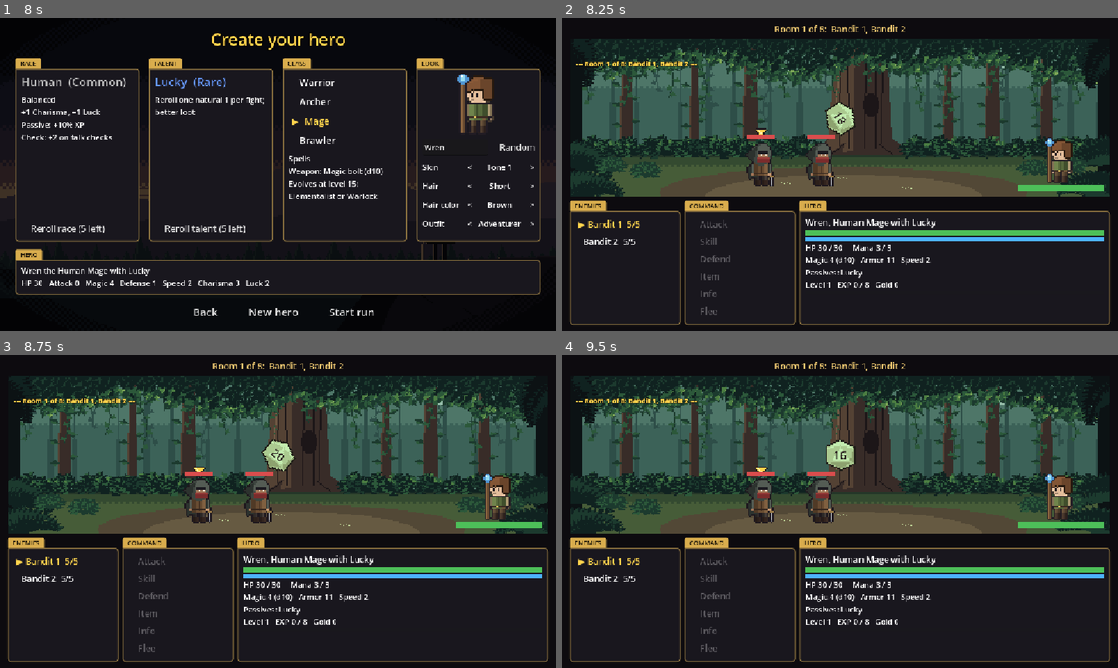
Above: before the commit, frames 1-4 (two rows, left to right).
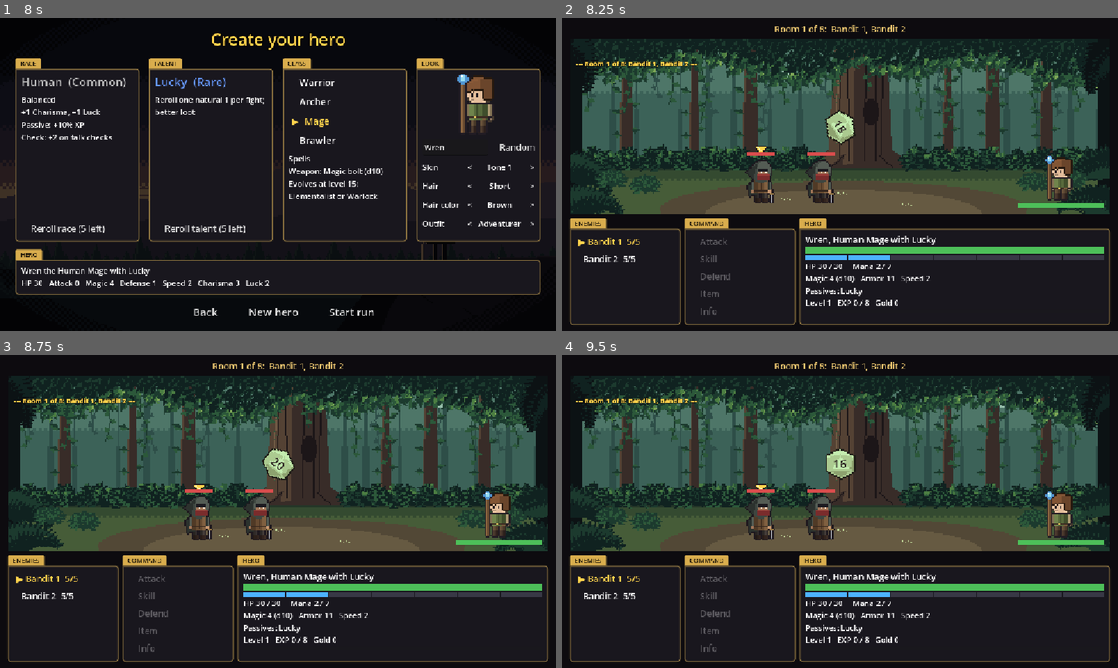
Above: after the commit, the same moments.

Repository: khasmn/project-k
Game: Godot game, scene res://scenes/menu/main_menu.tscn
The game is run twice, just before and just after one commit, with the same random seed, the same clock (stepped at 60 frames per second) and the same inputs.
Inputs (mouse positions are in pixels of both pictures, inside the frame that each line leads up to):
- Up to frame 1 (8 s): click "New Game" at 0.5 s; click "Mage" at 1.25 s; click "New hero" at 2 s; click "▶ New hero" at 2.75 s; click "Mage" at 3.5 s; click "New hero" at 4.25 s; click "▶ New hero" at 5 s; click "Warrior" at 5.75 s; click "▶ Warrior" at 6.5 s; click "Mage" at 7.25 s
- Up to frame 2 (8.25 s): click "Start run" at 8 s
- Up to frame 3 (8.75 s): no input
- Up to frame 4 (9.5 s): click (762, 498) at 8.77 s

Frame 1 is identical in both runs. In frame 2, 28% of the frame differs, in the area x 1-99%, y 9-95%; in frame 3, 28%; in frame 4, 28%, in the area x 1-99%, y 8-95%.

Commit message:
Energy boxes, start at 1 (Mage 3), max 7; Meditate and Flee in skill list
Co-Authored-By: Claude Opus 5.5 <noreply@anthropic.com>

Diff:
--- a/data/classes.json
+++ b/data/classes.json
@@ -3,7 +3,7 @@
 		"stats": {"hp": 32, "attack": 3, "magic": 0, "defense": 2, "speed": 1, "charisma": 1, "luck": 1}},
 	"archer": {"name": "Archer", "projectile": "arrow", "impact": "punch", "skills": ["poison_arrow", "aimed_shot"], "role": "Ranged damage", "weapon": "Bow", "damage_die": 8, "attack_stat": "attack", "evolves": "Ranger or Sharpshooter",
 		"stats": {"hp": 34, "attack": 3, "magic": 0, "defense": 2, "speed": 3, "charisma": 1, "luck": 2}},
-	"mage": {"name": "Mage", "projectile": "bolt", "impact": "spark", "skills": ["fireball", "frost_bolt"], "energy_name": "Mana", "role": "Spells", "weapon": "Magic bolt", "damage_die": 10, "attack_stat": "magic", "evolves": "Elementalist or Warlock",
+	"mage": {"name": "Mage", "projectile": "bolt", "impact": "spark", "skills": ["fireball", "frost_bolt"], "energy_name": "Mana", "start_energy": 3, "role": "Spells", "weapon": "Magic bolt", "damage_die": 10, "attack_stat": "magic", "evolves": "Elementalist or Warlock",
 		"stats": {"hp": 30, "attack": 0, "magic": 4, "defense": 1, "speed": 2, "charisma": 2, "luck": 1}},
 	"brawler": {"name": "Brawler", "impact": "punch", "skills": ["flurry", "uppercut"], "role": "Fast unarmed combos", "weapon": "Fists", "damage_die": 8, "attack_stat": "attack", "evolves": "Monk or Pit Fighter",
 		"stats": {"hp": 30, "attack": 3, "magic": 0, "defense": 2, "speed": 4, "charisma": 1, "luck": 1}}
--- a/scenes/combat/combat.tscn
+++ b/scenes/combat/combat.tscn
@@ -260,20 +260,6 @@
 text = "   Info"
 alignment = 0
 
-[node name="FleeButton" type="Button" parent="Margin/VBox/Bottom/Command/Panel/ActionPanel/Buttons"]
-layout_mode = 2
-unique_name_in_owner = true
-theme_override_colors/font_hover_color = Color(1, 0.83, 0.3, 1)
-theme_override_colors/font_disabled_color = Color(1, 1, 1, 0.3)
-theme_override_font_sizes/font_size = 18
-theme_override_styles/normal = ExtResource("flat")
-theme_override_styles/hover = ExtResource("flat")
-theme_override_styles/pressed = ExtResource("flat")
-theme_override_styles/disabled = ExtResource("flat")
-theme_override_styles/focus = ExtResource("flat")
-text = "   Flee"
-alignment = 0
-
 [node name="ItemMenu" type="VBoxContainer" parent="Margin/VBox/Bottom/Command/Panel/ActionPanel"]
 layout_mode = 2
 unique_name_in_owner = true
@@ -330,11 +316,11 @@
 theme_override_styles/fill = SubResource("hero_fill")
 show_percentage = false
 
-[node name="HeroEnergyBar" type="ProgressBar" parent="Margin/VBox/Bottom/Hero/Panel/HeroInfo"]
-layout_mode = 2
-unique_name_in_owner = true
-custom_minimum_size = Vector2(0, 8)
-show_percentage = false
+[node name="HeroEnergyBar" type="HBoxContainer" parent="Margin/VBox/Bottom/Hero/Panel/HeroInfo"]
+layout_mode = 2
+unique_name_in_owner = true
+custom_minimum_size = Vector2(0, 10)
+theme_override_constants/separation = 3
 
 [node name="HeroHP" type="Label" parent="Margin/VBox/Bottom/Hero/Panel/HeroInfo"]
 layout_mode = 2
--- a/scripts/character/character_draft.gd
+++ b/scripts/character/character_draft.gd
@@ -53,6 +53,7 @@
 		"weapon": hero_class.weapon.to_lower(),
 		"skills": hero_class.skills,
 		"energy_name": hero_class.get("energy_name", "Energy"),
+		"start_energy": hero_class.get("start_energy", 1),
 		"effects": races[race_id].get("effects", {}).merged(talents[talent_id].get("effects", {})),
 		"passive_names": _passive_names(),
 	}
--- a/scripts/combat/combat_screen.gd
+++ b/scripts/combat/combat_screen.gd
@@ -35,7 +35,6 @@
 	%AttackButton.pressed.connect(_on_attack)
 	%SkillButton.pressed.connect(_open_skills)
 	%DefendButton.pressed.connect(_on_defend)
-	%FleeButton.pressed.connect(_on_flee)
 	%ItemButton.pressed.connect(_open_items)
 	var back: StyleBoxTexture = StyleBoxTexture.new()
 	back.texture = _strip("res://assets/backgrounds/%s.png" % Run.BACKGROUND, BACKGROUND_FRAME,
@@ -71,11 +70,11 @@
 	enemies = Run.enemies()
 	target = enemies[0]
 	hero.start_fight()
-	%FleeButton.visible = not Run.is_boss()
 	%SkillButton.visible = not hero.skills.is_empty()
-	var energy_fill: StyleBoxFlat = StyleBoxFlat.new()
-	energy_fill.bg_color = Color(0.3, 0.7, 1) if hero.energy_name == "Mana" else Color(1, 0.78, 0.3)
-	%HeroEnergyBar.add_theme_stylebox_override("fill", energy_fill)
+	for i in Combatant.MAX_ENERGY:  # one box per point of Energy
+		var box: ColorRect = ColorRect.new()
+		box.size_flags_horizontal = Control.SIZE_EXPAND_FILL
+		%HeroEnergyBar.add_child(box)
 	for foe in enemies:
 		%EnemyList.add_child(_make_card(foe))
 		var row: Button = UI.menu_button("", _set_target.bind(foe))
@@ -178,7 +177,24 @@
 		button.tooltip_text = "%s You get 1 %s back each turn." % [skill.description, hero.energy_name]
 		button.disabled = hero.energy < int(skill.cost)
 		buttons.append(button)
+	var rest: Button = UI.menu_button("%s (+1)" % ("Meditate" if hero.energy_name == "Mana" else "Concentrate"), _on_meditate)
+	rest.tooltip_text = "Skip your attack to gain 1 extra %s." % hero.energy_name
+	rest.disabled = hero.energy >= Combatant.MAX_ENERGY
+	buttons.append(rest)
+	if not Run.is_boss():
+		var flee: Button = UI.menu_button("Flee", _on_flee)
+		flee.tooltip_text = "d20 + Speed vs 10 + the fastest monster's Speed. Escape = no gold or EXP; fail = you lose your turn."
+		buttons.append(flee)
 	_open_menu(buttons)
+
+
+## Meditate (Concentrate without Mana): the whole turn goes into 1 more Energy.
+func _on_meditate() -> void:
+	_close_menu()
+	_set_buttons_enabled(false)
+	hero.energy = mini(hero.energy + 1, Combatant.MAX_ENERGY)
+	_log("%s focuses: +1 %s." % [hero.display_name, hero.energy_name])
+	_after_action()
 
 
 func _on_skill(skill: Dictionary) -> void:
@@ -318,6 +334,7 @@
 
 ## Flee: d20 + Speed vs 10 + the fastest monster's Speed. Escape = no gold or EXP. Fail = you lose your turn.
 func _on_flee() -> void:
+	_close_menu()
 	_set_buttons_enabled(false)
 	var dc: int = FLEE_DC_BASE + _fastest_speed()
 	var result: Dictionary = Dice.check(hero.speed, dc, hero.roll_mode())
@@ -525,8 +542,9 @@
 	%HeroName.text = Run.hero_title
 	%HeroHPBar.max_value = hero.max_hp
 	%HeroHPBar.value = hero.hp
-	%HeroEnergyBar.max_value = Combatant.MAX_ENERGY
-	%HeroEnergyBar.value = hero.energy
+	var full: Color = Color(0.3, 0.7, 1) if hero.energy_name == "Mana" else Color(1, 0.78, 0.3)
+	for i in %HeroEnergyBar.get_child_count():
+		%HeroEnergyBar.get_child(i).color = full if i < hero.energy else Color(0.22, 0.22, 0.27)
 	%HeroHP.text = "HP %d / %d     %s %d / %d" % [hero.hp, hero.max_hp, hero.energy_name, hero.energy, Combatant.MAX_ENERGY]
 	var passives: Array = []
 	for name in hero.passive_names.values():
@@ -579,9 +597,8 @@
 	if not enabled:
 		_show_info(false)
 	%AttackButton.disabled = not enabled
-	%SkillButton.disabled = not enabled or hero.skills.all(func(skill: Dictionary) -> bool: return hero.energy < int(skill.cost))
+	%SkillButton.disabled = not enabled
 	%DefendButton.disabled = not enabled
-	%FleeButton.disabled = not enabled
 	%ItemButton.disabled = not enabled or Run.items.values().all(func(count: int) -> bool: return count == 0)
 
 
--- a/scripts/combat/combatant.gd
+++ b/scripts/combat/combatant.gd
@@ -3,7 +3,7 @@
 ## One fighter (hero or enemy): stats, HP, passives, and how it attacks.
 
 const DEFEND_BONUS: int = 4
-const MAX_ENERGY: int = 3
+const MAX_ENERGY: int = 7
 const SKILL_CHANCE: int = 5  # a monster uses its skill on a d6 roll of 5 or 6
 
 var display_name: String
@@ -21,7 +21,8 @@
 var gold_reward: int = 0
 var defending: bool = false
 var skills: Array[Dictionary] = []  # from data/skills.json: heroes list "skills", monsters have one "skill"
-var energy: int = MAX_ENERGY  # heroes pay a skill's "cost" in Energy; monsters use theirs by chance
+var start_energy: int = 1  # Energy at your first turn of a fight (Mage: 3 Mana)
+var energy: int = 0  # heroes pay a skill's "cost" in Energy; monsters use theirs by chance
 var shield: int = 0  # absorbs this much damage, then breaks
 var statuses: Dictionary = {}  # "poison"/"burn" -> {"power", "turns"}, "stun" -> true
 
@@ -45,6 +46,7 @@
 	attack = int(data.attack)
 	attack_name = data.get("attack_name", "Attack")
 	energy_name = data.get("energy_name", "Energy")
+	start_energy = int(data.get("start_energy", 1))
 	defense = int(data.defense)
 	speed = int(data.speed)
 	damage_die = int(data.damage_die)
@@ -102,7 +104,7 @@
 func start_fight() -> void:
 	defending = false
 	lucky_used = false
-	energy = MAX_ENERGY
+	energy = start_energy - 1  # your first turn adds the 1 back
 	shield = 0
 	statuses.clear()
 
--- a/tests/play.gd
+++ b/tests/play.gd
@@ -4,7 +4,7 @@
 ## /Applications/Godot.app/Contents/MacOS/Godot --headless --script res://tests/play.gd -- [options] actions...
 ## Options: --seed N, --force 20,1,..., --race elf, --talent lucky, --class mage (ids from data/*.json;
 ## race and talent are rolled and class is warrior if not given).
-## Actions in a fight: t1-t4 to target a monster card, attack, skill, defend, flee, info, item or skill (then 1 = first in the list, or back),
+## Actions in a fight: t1-t4 to target a monster card, attack, defend, info, item or skill (then 1 = first in the list, or back; Meditate and Flee are in the skill list),
 ## 1 to click a choice ("Continue", "New hero").
 ## On the path screen: 1/2/3 to pick a door (or Rest/Train), character to open the stat panel,
 ## then +hp, +attack, +defense, +speed to add a point (-hp etc. to take it back), confirm or close.
@@ -14,7 +14,7 @@
 ## the boss room starts with initiative. Each monster turn first rolls a d6 (5-6 = it uses its skill).
 
 const BUTTONS: Dictionary = {
-	"attack": "%AttackButton", "skill": "%SkillButton", "defend": "%DefendButton", "flee": "%FleeButton", "item": "%ItemButton", "info": "%InfoButton", "character": "%CharacterButton",
+	"attack": "%AttackButton", "skill": "%SkillButton", "defend": "%DefendButton", "item": "%ItemButton", "info": "%InfoButton", "character": "%CharacterButton",
 	"confirm": "%CharacterPanel/%ConfirmButton", "close": "%CharacterPanel/%CloseButton",
 }
 const STAT_IDS: Dictionary = {"hp": "max_hp", "attack": "attack", "defense": "defense", "speed": "speed"}
@@ -85,7 +85,7 @@
 		await _wait_for_input()
 		var button: Button = _button_for(action)
 		if button == null:
-			print(">> can't '%s' here (fight: t1-t4, attack, skill, defend, flee, 1; path: 1/2/3, character, +stat/-stat, confirm, close)" % action)
+			print(">> can't '%s' here (fight: t1-t4, attack, skill, defend, item, 1; path: 1/2/3, character, +stat/-stat, confirm, close)" % action)
 		elif button.disabled or not button.is_visible_in_tree():  # a player can't click a hidden button (e.g. Attack while Items is open)
 			print(">> can't %s right now" % action)
 		elif button.text == "New hero":
@@ -123,8 +123,7 @@
 			print("  %d) %s%s" % [n + 1, items[n].text.strip_edges(), " (can't use now)" if items[n].disabled else ""])
 		print("List open. Possible: 1-%d, back" % (items.size() - 1))
 	elif choices.is_empty():
-		print(_node("%TurnLabel").text + ". Possible: t1-t%d, attack, %sdefend%s, item" % [cards.size(),
-			"" if _node("%SkillButton").disabled else "skill, ", ", flee" if _node("%FleeButton").visible else ""])
+		print(_node("%TurnLabel").text + ". Possible: t1-t%d, attack, skill, defend, item" % cards.size())
 	else:
 		print("Choices: 1) " + choices[0].text.strip_edges())
 
--- a/tests/test_skills.gd
+++ b/tests/test_skills.gd
@@ -19,15 +19,18 @@
 		for id: String in entry.skills:
 			_check(skills[id].has("cost") and skills[id].has("description"), "hero skill %s without cost" % id)
 
-	# Energy: starts full, a skill costs its cost, +1 each turn up to the max.
+	# Energy: 1 at your first turn (Mage 3 Mana), a skill costs its cost, +1 each turn up to the max.
 	var warrior: Combatant = _fighter("shield_bash", 3)
 	warrior.start_fight()
+	warrior.start_turn()
+	_check(warrior.energy == 1, "first turn Energy should be 1, not %d" % warrior.energy)
+	warrior.start_turn()
+	warrior.start_turn()
 	Dice.forced_rolls = [1]  # a natural 1: miss
 	warrior.use_skill(warrior.skills[0], [_dummy()], [warrior])
 	_check(warrior.energy == 1, "Shield Bash didn't cost 2 Energy")
-	warrior.start_turn()
-	warrior.start_turn()
-	warrior.start_turn()
+	for i in 10:
+		warrior.start_turn()
 	_check(warrior.energy == Combatant.MAX_ENERGY, "Energy went past the max")
 
 	# Shield Bash: a hit and a failed save stun the target; a stunned fighter loses one turn.
@@ -90,7 +93,7 @@
 
 	# A new fight clears Energy, statuses and shields.
 	far.start_fight()
-	_check(far.statuses.is_empty() and far.shield == 0 and far.energy == Combatant.MAX_ENERGY, "start_fight didn't reset")
+	_check(far.statuses.is_empty() and far.shield == 0 and far.energy == far.start_energy - 1, "start_fight didn't reset")
 
 	if failed:
 		quit(1)
Not shown, changed: docs/memory/decisions.md
Not shown, changed: docs/memory/design.md
Not shown, changed: docs/memory/progress.md
